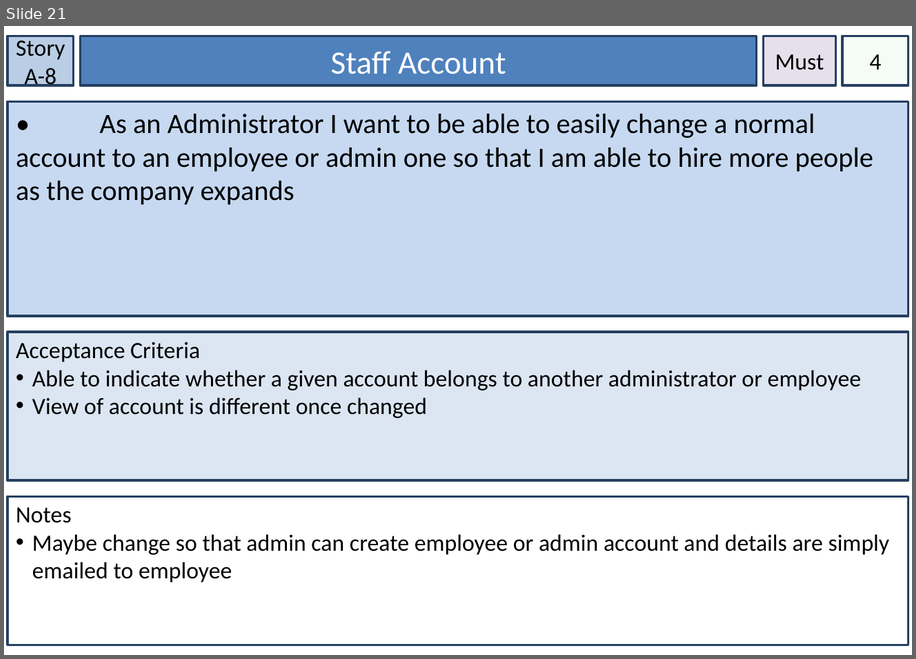
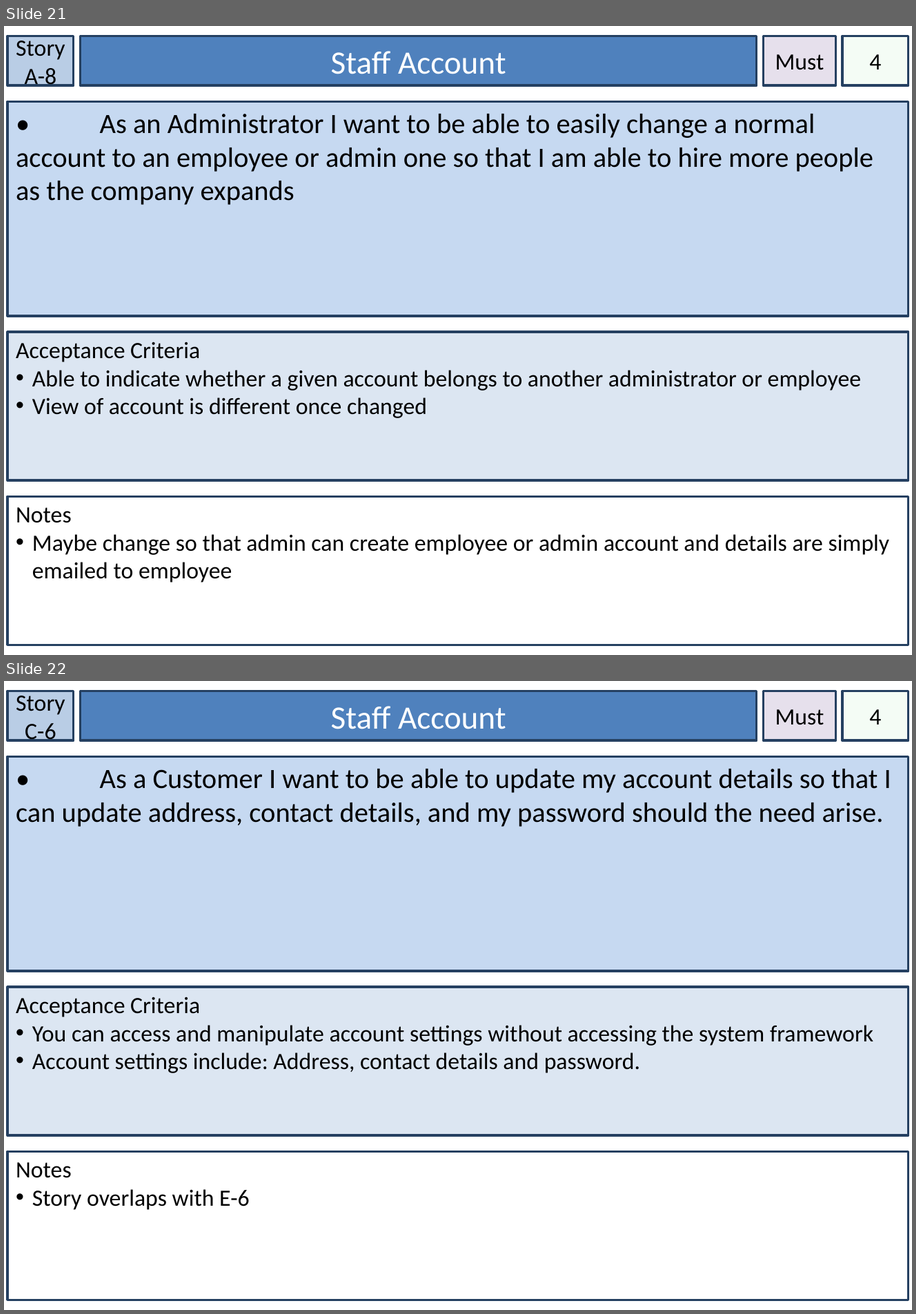
Before and after one commit to victoria-tobin/IFB299, a slide deck: doc/Our story cards.pptx. Shown one above the other, each under a label of ours: slide 21 before the commit, slides 21 and 22 after it. The pictures are 916x659 and 916x1314 pixels, drawn with LibreOffice and Linux fonts; fonts in the diff are those of the drawing. Boxes give left, top, right and bottom in pixels: in the first picture for what was removed or moved away, otherwise in the second. Text is boxed around its words. In the diff, an @@ line names an element or a change of style, - is before the commit and + after.

```diff
--- a/doc/Our story cards.pptx
+++ b/doc/Our story cards.pptx
@@ slide 22 added at bbox=[4, 681, 912, 1310], background #FFFFFF @@
@@ rectangle added at bbox=[7, 691, 74, 740], fill #B9CDE5, outline #254061 2 pt, 20 pt, text #000000 @@
+Story C-6
@@ rectangle added at bbox=[81, 691, 757, 740], fill #4F81BD, outline #254061 2 pt, 28 pt, text #FFFFFF @@
+Staff Account
@@ rectangle added at bbox=[764, 691, 837, 740], fill #E6E0EC, outline #254061 2 pt, 20 pt, text #000000 @@
+Must
@@ rectangle added at bbox=[842, 691, 909, 740], fill #CCF0CD at 20% opacity, outline #254061 2 pt, 20 pt, text #000000 @@
+4
@@ rectangle added at bbox=[7, 756, 909, 971], fill #C6D9F1, outline #254061 2 pt, 24 pt, text #000000 @@
+• As a Customer I want to be able to update my account details so that I can update address, contact details, and my password should the need arise.
@@ rectangle added at bbox=[7, 987, 909, 1136], fill #DCE6F2, outline #254061 2 pt, 20 pt, text #000000 @@
+Acceptance Criteria
+• You can access and manipulate account settings without accessing the system framework
+• Account settings include: Address, contact details and password.
@@ rectangle added at bbox=[7, 1152, 909, 1300], fill #FFFFFF, outline #254061 2 pt, 20 pt, text #000000 @@
+Notes
+• Story overlaps with E-6
```
